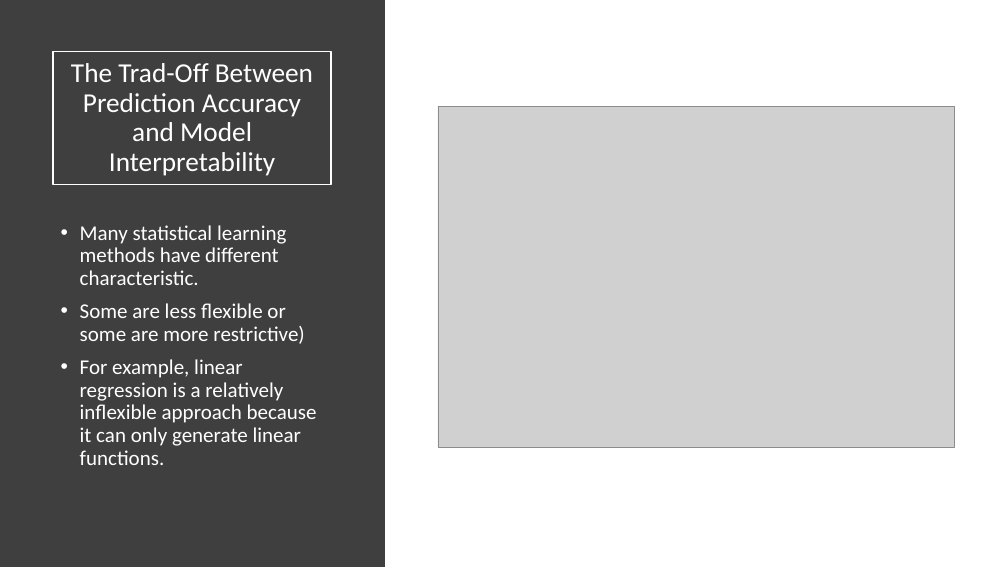
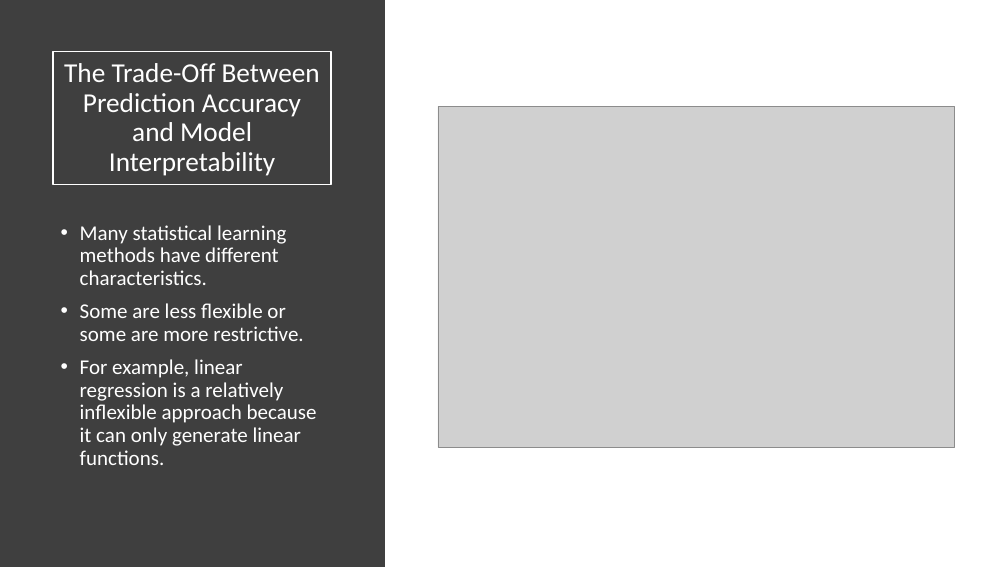
Before and after one commit to TseChapman/PresentationMaterials, a slide deck: slide 20 of Presentation Materials/Chapter 2/Chapter 2 Presentation.pptx (slide 17 before the commit). Drawn at 1008x567 pixels with LibreOffice and Linux fonts; fonts in the diff are those of the drawing; grey boxes stand for pictures. Boxes give left, top, right and bottom in pixels: in the first picture for what was removed or moved away, otherwise in the second. Text is boxed around its words. In the diff, an @@ line names an element or a change of style, - is before the commit and + after.

```diff
--- a/Presentation Materials/Chapter 2/Chapter 2 Presentation.pptx
+++ b/Presentation Materials/Chapter 2/Chapter 2 Presentation.pptx
@@ title at (64, 63, 320, 176): text changed @@
-The Trad-Off Between Prediction Accuracy and Model Interpretability
+The Trade-Off Between Prediction Accuracy and Model Interpretability
@@ text at (80, 225, 303, 341): text changed @@
-• Many statistical learning methods have different characteristic.
-• Some are less flexible or some are more restrictive)
+• Many statistical learning methods have different characteristics.
+• Some are less flexible or some are more restrictive.
```
Also in this commit, not shown: 8 other slides changed, 6 slides added, 3 slides removed, 5 other files.
